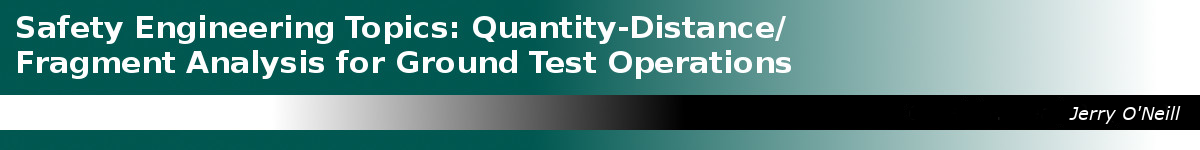
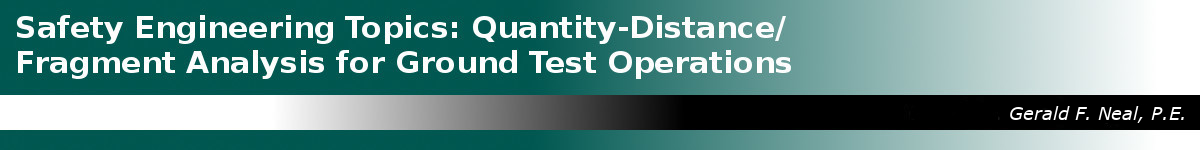
Layer changes from the first 1200×150 image to the second:
renamed "Jerry O'Neill" to "Gerald F. Neal, P.E.", painted on it over box(1010, 106, 1184, 124)
painted on "Banner7.jpg" over box(16, 8, 1184, 136)
